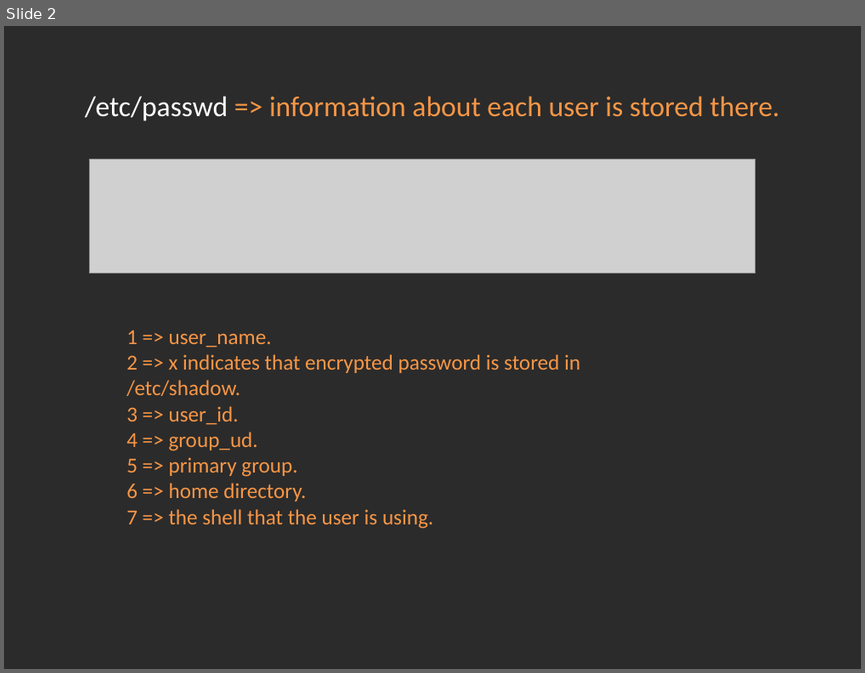
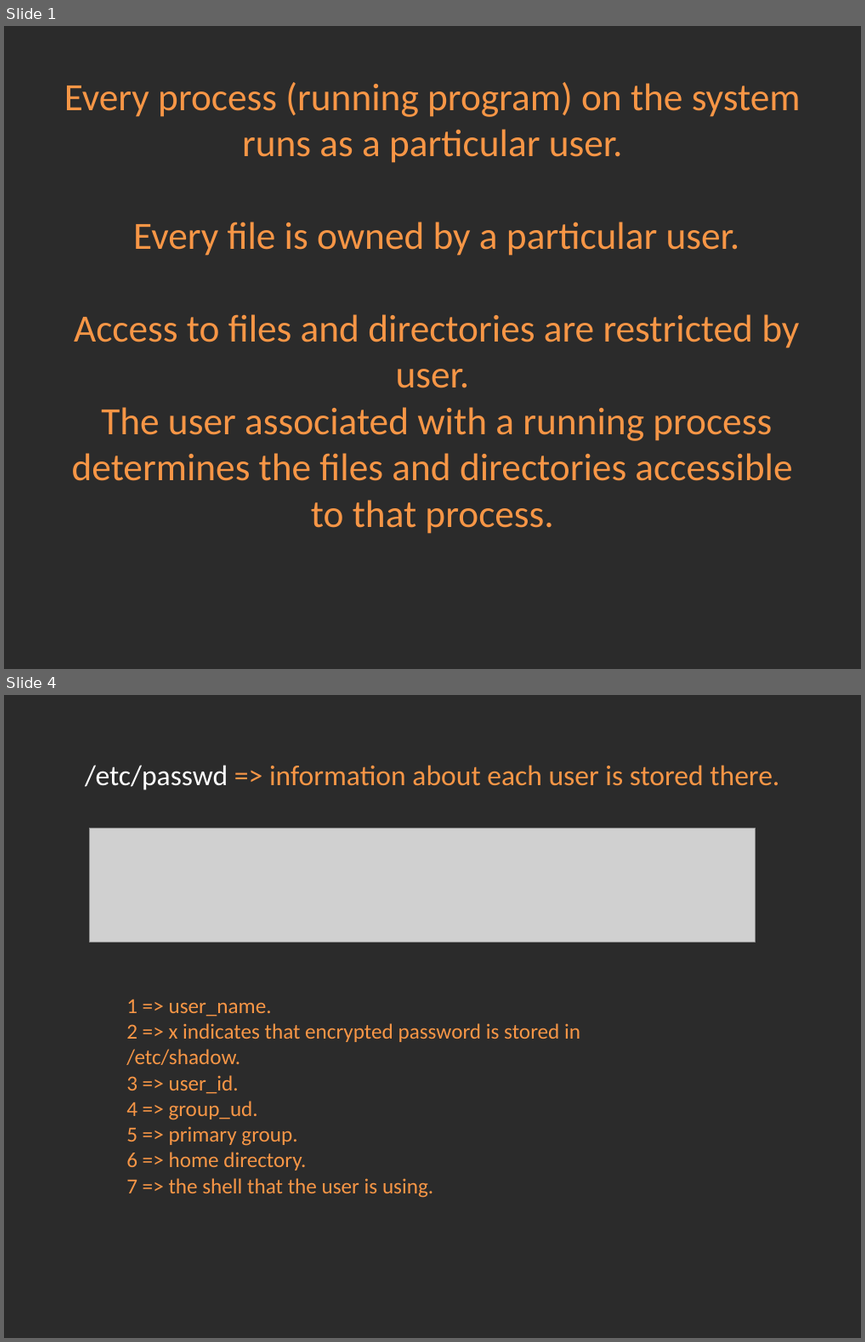
Before and after one commit to Academy-Soft-Intellect/Linux-Course, a slide deck: 4.Users_And_UsersGroups/04-UsersAndUsersGroups.pptx. Shown one above the other, each under a label of ours: slide 2 before the commit, slides 1 and 4 after it; the slides between them are not shown. The pictures are 865x673 and 865x1342 pixels, drawn with LibreOffice and Linux fonts; fonts in the diff are those of the drawing; grey boxes stand for pictures; background and template pictures are left out; a plain dark background stands for a picture behind light text. Boxes give left, top, right and bottom in pixels: in the first picture for what was removed or moved away, otherwise in the second. Text is boxed around its words. In the diff, an @@ line names an element or a change of style, - is before the commit and + after.

```diff
--- a/4.Users_And_UsersGroups/04-UsersAndUsersGroups.pptx
+++ b/4.Users_And_UsersGroups/04-UsersAndUsersGroups.pptx
@@ slide 1 added at [4,26,861,669], background picture (left out) @@
@@ title added at [64,82,800,533], 32.4 pt, text #F79646 @@
+Every process (running program) on the system runs as a particular user.
+Every file is owned by a particular user.
+Access to files and directories are restricted by user.
+The user associated with a running process determines the files and directories accessible to that process.
@@ what was slide 2 is now slide 4 @@
```
Also in this commit, not shown: 4 slides changed, 2 other slides added, 1 other file.
